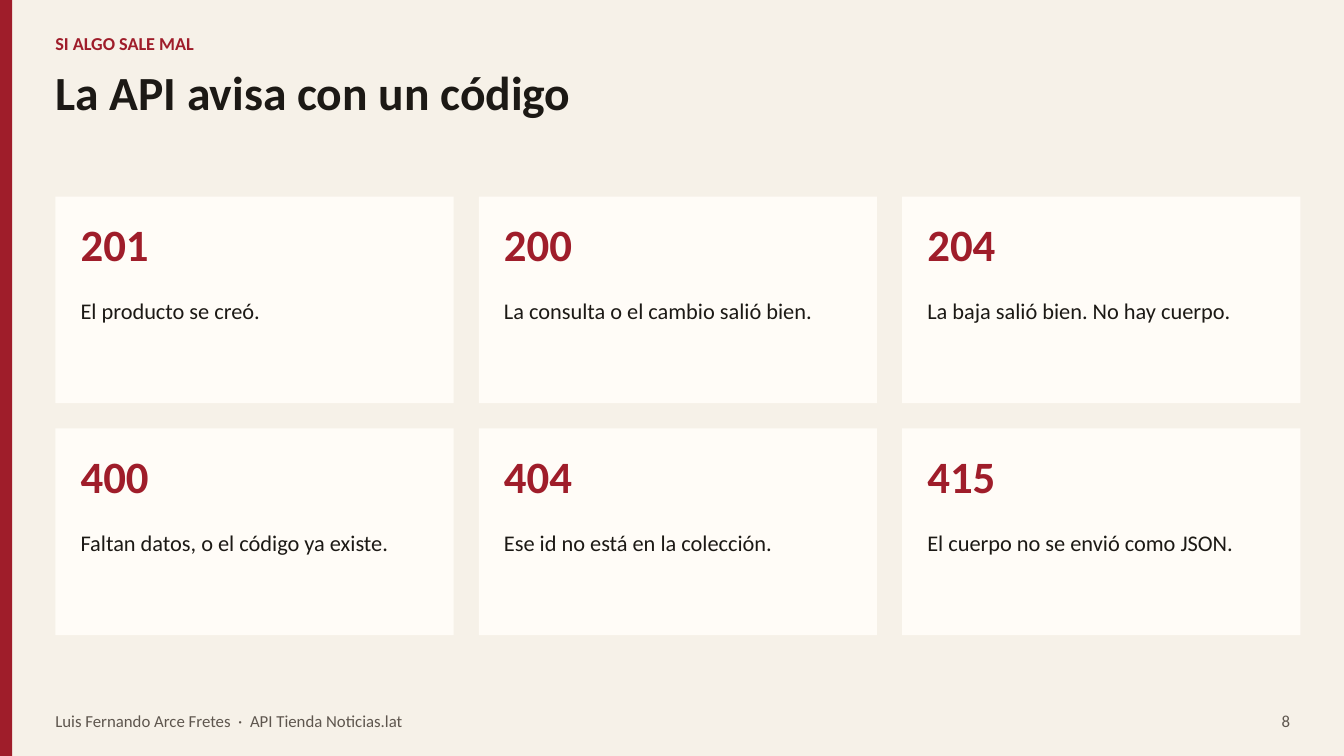
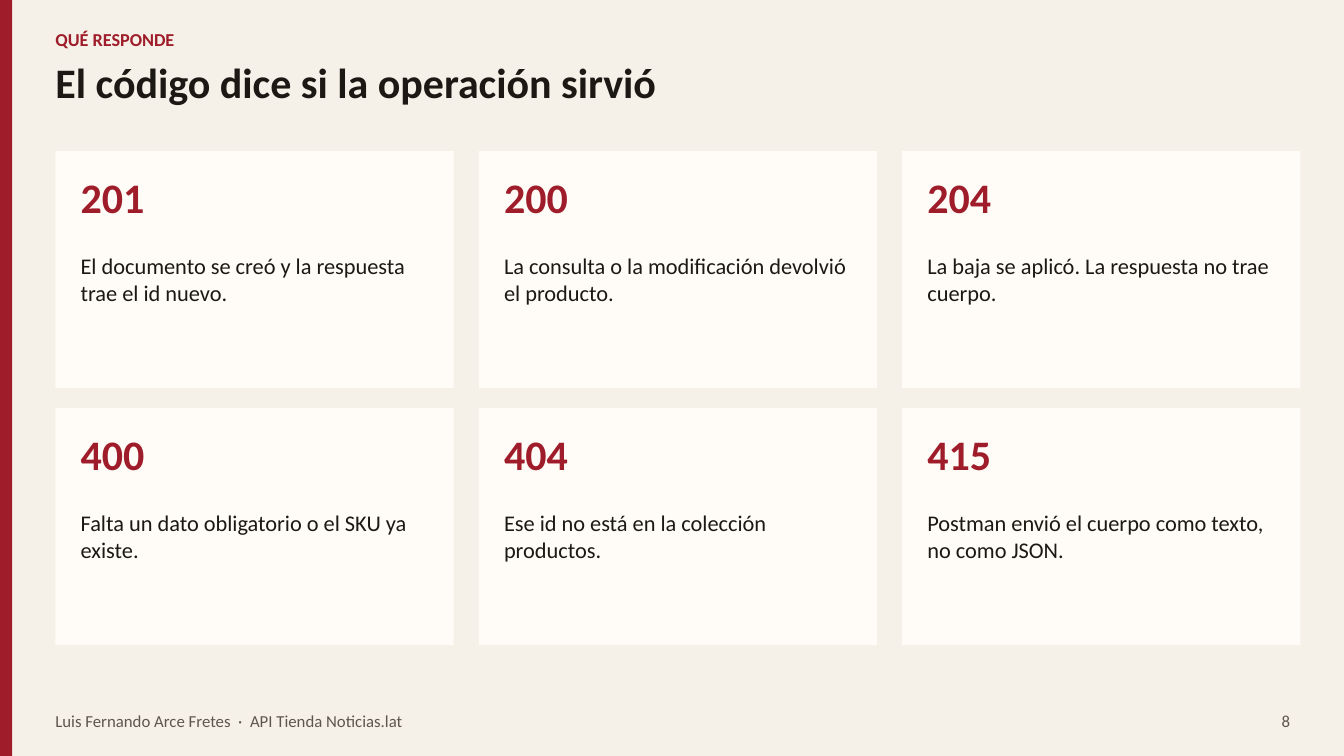
Before and after one commit to n14-py/uassnlat, a slide deck: slide 8 of docs/Exposicion-Examen-Final-Luis-Fernando-Arce-Fretes.pptx. Drawn at 1344x756 pixels with LibreOffice and Linux fonts; fonts in the diff are those of the drawing. Boxes give left, top, right and bottom in pixels: in the first picture for what was removed or moved away, otherwise in the second. Text is boxed around its words. In the diff, an @@ line names an element or a change of style, - is before the commit and + after.

```diff
--- a/docs/Exposicion-Examen-Final-Luis-Fernando-Arce-Fretes.pptx
+++ b/docs/Exposicion-Examen-Final-Luis-Fernando-Arce-Fretes.pptx
@@ text at (55,31,175,49): text changed @@
-SI ALGO SALE MAL
+QUÉ RESPONDE
@@ text at (55,68,656,105): text changed; size 34 to 30 pt @@
-La API avisa con un código
+El código dice si la operación sirvió
@@ rectangle: place and size @@
-rectangle at (55,197,454,403)
+rectangle at (55,151,454,388)
@@ text "201": place and size @@
-text "201" at (81,231,149,262)
+text "201" at (81,185,145,214)
@@ rectangle: place and size @@
-rectangle at (479,197,877,403)
+rectangle at (479,151,877,388)
@@ text "200": place and size @@
-text "200" at (504,231,572,262)
+text "200" at (504,185,568,214)
@@ rectangle: place and size @@
-rectangle at (902,197,1301,403)
+rectangle at (902,151,1301,388)
@@ size 32 to 30 pt in 6 elements at (81,442,145,471), (504,442,568,471), (927,442,991,471), (81,185,145,214), (504,185,568,214), (927,185,991,214) @@
@@ text "204": place and size @@
-text "204" at (927,231,995,262)
+text "204" at (927,185,991,214)
@@ text at (81,258,405,301): text changed @@
-El producto se creó.
+El documento se creó y la respuesta trae el id nuevo.
@@ text at (504,258,845,305): text changed @@
-La consulta o el cambio salió bien.
+La consulta o la modificación devolvió el producto.
@@ text at (927,258,1269,305): text changed @@
-La baja salió bien. No hay cuerpo.
+La baja se aplicó. La respuesta no trae cuerpo.
@@ rectangle: place and size @@
-rectangle at (55,429,454,635)
+rectangle at (55,408,454,645)
@@ rectangle: place and size @@
-rectangle at (479,429,877,635)
+rectangle at (479,408,877,645)
@@ rectangle: place and size @@
-rectangle at (902,429,1301,635)
+rectangle at (902,408,1301,645)
@@ text "400": place and size @@
-text "400" at (81,463,149,494)
+text "400" at (81,442,145,471)
@@ text "404": place and size @@
-text "404" at (504,463,572,494)
+text "404" at (504,442,568,471)
@@ text "415": place and size @@
-text "415" at (927,464,995,494)
+text "415" at (927,442,991,471)
@@ text at (81,515,406,558): text changed @@
-Faltan datos, o el código ya existe.
+Falta un dato obligatorio o el SKU ya existe.
@@ text at (504,515,766,562): text changed @@
-Ese id no está en la colección.
+Ese id no está en la colección productos.
@@ text at (927,515,1263,558): text changed @@
-El cuerpo no se envió como JSON.
+Postman envió el cuerpo como texto, no como JSON.
```
Also in this commit, not shown: 6 other slides changed, 3 slides added, 3 slides removed.
